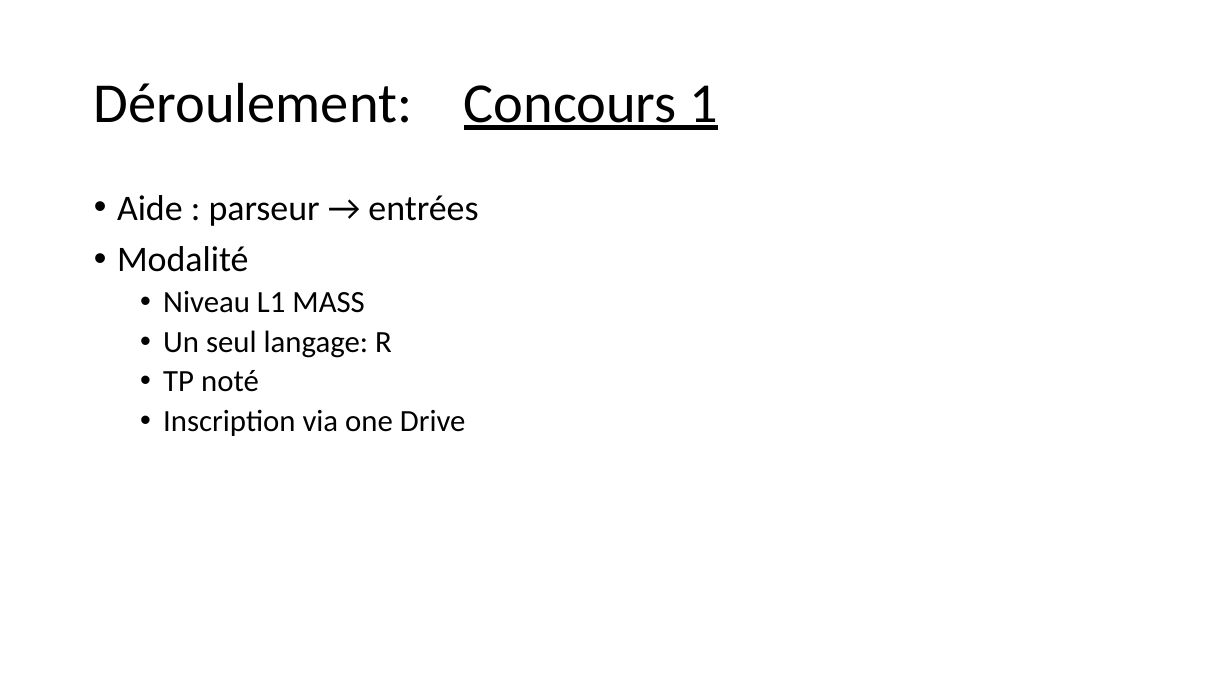
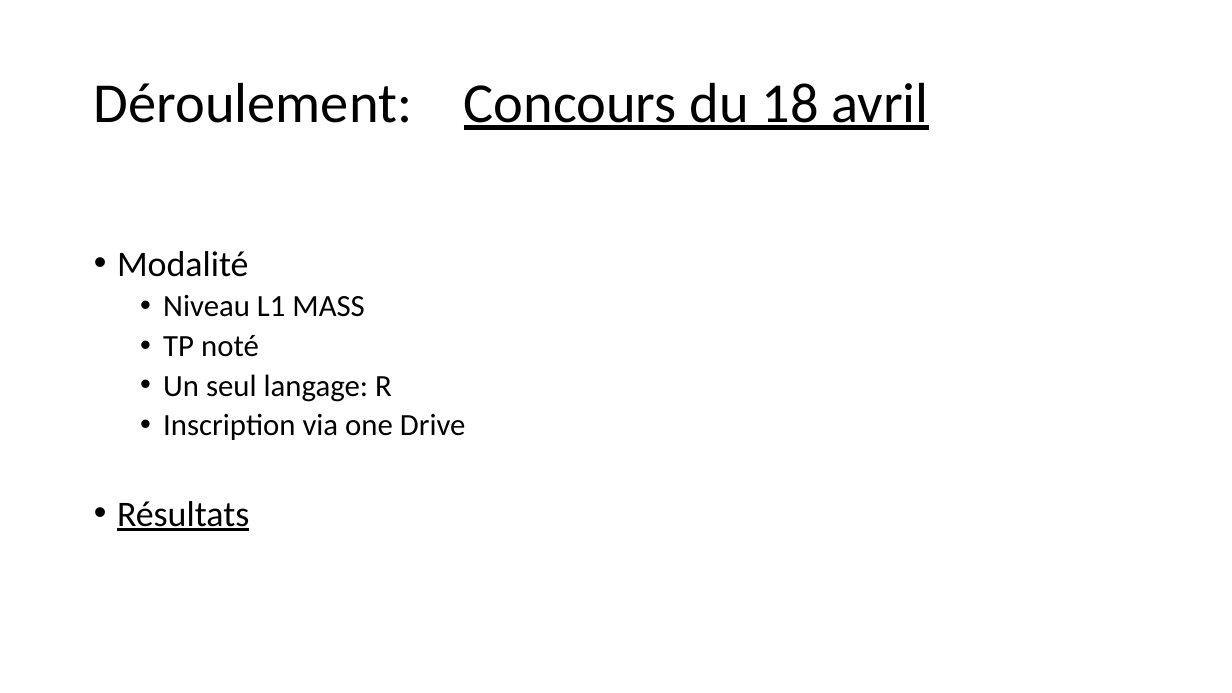
Before and after one commit to GRnice/ConcoursJuin, a slide deck: slide 8 of rapport/presentation.pptx (slide 7 before the commit). Drawn at 1232x693 pixels with LibreOffice and Linux fonts; fonts in the diff are those of the drawing. Boxes give left, top, right and bottom in pixels: in the first picture for what was removed or moved away, otherwise in the second. Text is boxed around its words. In the diff, an @@ line names an element or a change of style, - is before the commit and + after.

```diff
--- a/rapport/presentation.pptx
+++ b/rapport/presentation.pptx
@@ title at (94,82,928,130): text changed @@
-Déroulement: Concours 1
+Déroulement: Concours du 18 avril
@@ text at (117,195,478,226): paragraph removed @@
-• Aide : parseur → entrées
@@ text at (163,335,259,357): paragraph added @@
+  • TP noté
@@ text at (163,370,259,392): paragraph removed @@
-  • TP noté
@@ text at (117,501,249,531): paragraph added @@
+• Résultats
```
Also in this commit, not shown: 4 other slides changed, 3 slides added, 1 other file.
